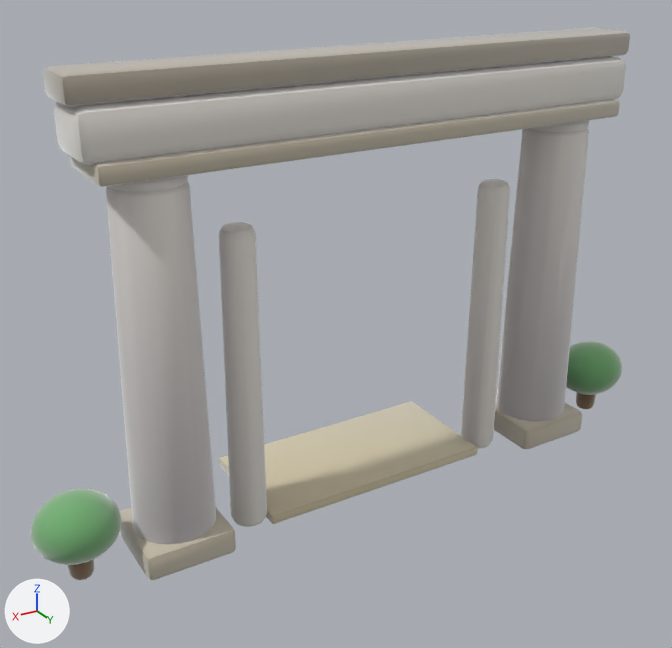
The glTF model assets/models/gates/f7b77763.glb as it was, and as the next commit left it.
The view is the same before and after, from a camera (50 mm lens) standing at (4.38, 6.62, 5.08) and looking at (0.21, -0.33, 1.6). Every picture has the same lights, and +X, +Y and +Z are marked at lower left. The older version comes first. Vertices at exactly the same position are counted once.

In view in the first picture: 'gate_f7b77763'.
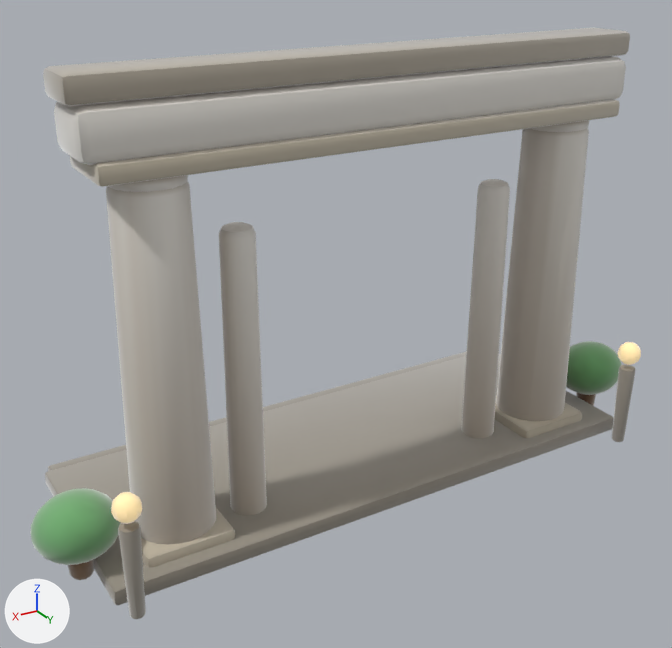
The change, as a diff of the scene's bpy script:
```diff
--- a/assets/models/gates/f7b77763.glb.py
+++ b/assets/models/gates/f7b77763.glb.py
@@ mat_clay__ffe2a8_0_95__ffe2a8 @@
+mat_clay__ffe2a8_0_95__ffe2a8 = bpy.data.materials.new('clay_#FFE2A8_0.95_#FFE2A8')
+# nodes: BsdfPrincipled, Mix, OutputMaterial, VertexColor
+# colours: beige #bca67a, beige #ffe2a8, mixed with the vertex colours
@@ mat_clay__9e978a_0_93 @@
+mat_clay__9e978a_0_93 = bpy.data.materials.new('clay_#9E978A_0.93_-')
+# nodes: BsdfPrincipled, Mix, OutputMaterial, VertexColor
+# colours: grey #9e978a, mixed with the vertex colours
@@ mat_clay__b9b2a2_0_93 @@
+mat_clay__b9b2a2_0_93 = bpy.data.materials.new('clay_#B9B2A2_0.93_-')
+# nodes: BsdfPrincipled, Mix, OutputMaterial, VertexColor
+# colours: grey #b9b2a2, mixed with the vertex colours
@@ me_gate_f7b77763 @@
 # used by ob_gate_f7b77763; location = (0.0, 0.0, 0.0)
-me_gate_f7b77763.from_pydata(...)  # 1884 vertices, 3704 faces; spans x -3.28..3.27, y -1.0..0.41, z -0.01..4.16
+me_gate_f7b77763.from_pydata(...)  # 2384 vertices, 4676 faces; spans x -3.28..3.27, y -1.71..0.84, z -0.01..4.16
+# me_gate_f7b77763 part 1: the loose piece of 56 vertices spanning x -2.53..2.53, y -0.35..0.35, z 3.38..3.55 is copied, and the copy is multiplied about its middle by the matrix ((1.082, -0.001, 0.003), (0.0, 0.469, 0.003), (0.001, -0.001, 0.753)), then moved by (0.0, -1.54, -3.41), in mat_clay__9e978a_0_93; it spans x -2.74..2.74, y -1.71..-1.37, z 0.0..0.12
+# me_gate_f7b77763 part 2: a new loose piece, a UV sphere (10 segments, 6 rings, poles along z) spanning x -2.8..-2.56, y 0.61..0.84, z 0.9..1.14, in mat_clay__ffe2a8_0_95__ffe2a8
+# me_gate_f7b77763 part 3: a new loose piece, a UV sphere (10 segments, 6 rings, poles along z) spanning x 2.56..2.8, y 0.61..0.83, z 0.9..1.14, in mat_clay__ffe2a8_0_95__ffe2a8
+# me_gate_f7b77763 part 4: a new loose piece of 114 vertices spanning x -2.76..-2.59, y 0.64..0.81, z -0.01..0.87, in mat_clay__9e978a_0_93
+# me_gate_f7b77763 part 5: a new loose piece of 114 vertices spanning x 2.59..2.76, y 0.63..0.8, z 0.0..0.86, in mat_clay__9e978a_0_93
+# me_gate_f7b77763 part 6: a new loose piece of 56 vertices spanning x -2.81..2.81, y -1.55..0.55, z 0.0..0.16, in mat_clay__9e978a_0_93
+# me_gate_f7b77763 part 7: 3560 kept faces spanning x -3.28..3.27, y -1.0..0.41, z -0.01..4.14 get new vertex colours
+# other edits to the shape of me_gate_f7b77763 do not show in these pictures
 me_gate_f7b77763.materials.append(mat_clay__f3efe7_0_93)
@@ me_gate_f7b77763 @@
 me_gate_f7b77763.materials.append(mat_clay__d8cca8_0_93)
+me_gate_f7b77763.materials.append(mat_clay__9e978a_0_93)
+me_gate_f7b77763.materials.append(mat_clay__b9b2a2_0_93)
+me_gate_f7b77763.materials.append(mat_clay__ffe2a8_0_95__ffe2a8)
```

Changed parts and their boxes [x1, y1, x2, y2] in the pictures (672 x 648 px):
'gate_f7b77763', reshaped (7% taller): before [30, 28, 630, 580]; after [30, 28, 641, 619]
part 1 of me_gate_f7b77763, added (mostly hidden): after [48, 351, 467, 471]
part 2 of me_gate_f7b77763, added (beige): after [618, 342, 641, 365]
part 3 of me_gate_f7b77763, added (beige): after [111, 492, 142, 524]
part 4 of me_gate_f7b77763, added: after [612, 365, 636, 442]
part 5 of me_gate_f7b77763, added: after [118, 521, 146, 619]
part 6 of me_gate_f7b77763, added: after [45, 354, 614, 605]
part 7 of me_gate_f7b77763, edited (looks the same): [30, 33, 630, 580] in both
